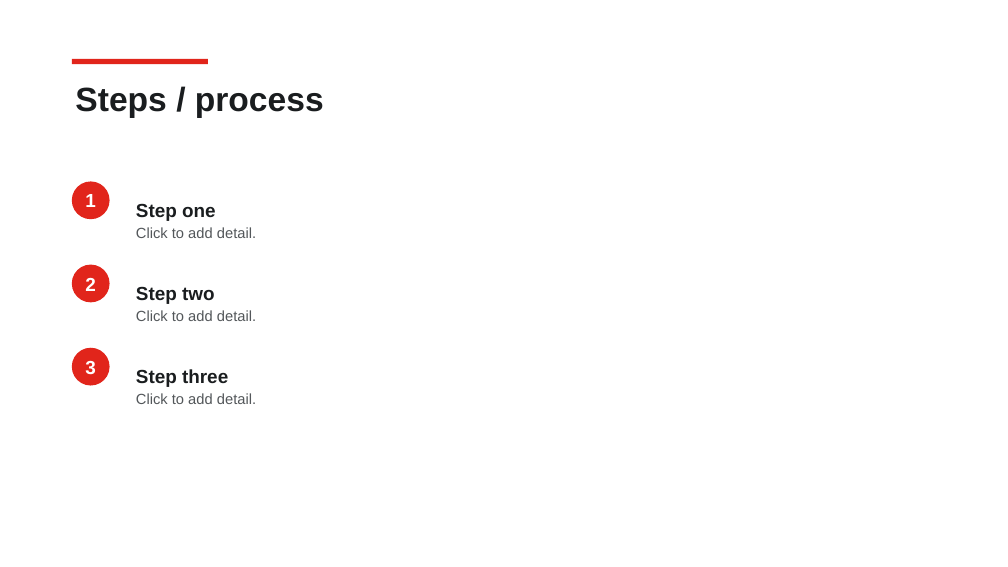
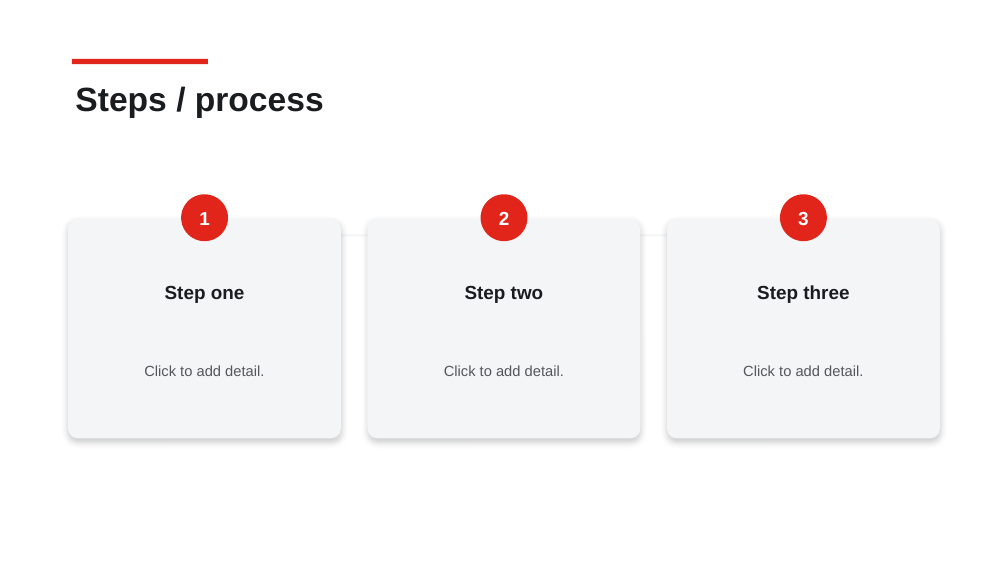
Before and after one commit to siennag-mcp/FlowPresentationMCP-Share, a slide deck: slide 19 of Peach State Build Slides.pptx. Drawn at 1008x567 pixels with LibreOffice and Linux fonts; fonts in the diff are those of the drawing. Boxes give left, top, right and bottom in pixels: in the first picture for what was removed or moved away, otherwise in the second. Text is boxed around its words. In the diff, an @@ line names an element or a change of style, - is before the commit and + after.

Commit message:
Improve Build Slides step/process slide

```diff
--- a/Peach State Build Slides.pptx
+++ b/Peach State Build Slides.pptx
@@ text at (136, 203, 216, 221): paragraph removed @@
-Step one
@@ ellipse "1": place and size @@
-ellipse "1" at (72, 181, 110, 219)
+ellipse "1" at (181, 194, 228, 241)
@@ ellipse "2": place and size @@
-ellipse "2" at (72, 265, 110, 302)
+ellipse "2" at (481, 194, 528, 241)
@@ ellipse "3": place and size @@
-ellipse "3" at (72, 348, 110, 386)
+ellipse "3" at (780, 194, 827, 241)
@@ rounded rectangle added at (68, 219, 341, 439), fill #F4F5F6 @@
@@ rectangle added at (83, 234, 925, 237), fill #F4F5F6 @@
@@ rounded rectangle added at (368, 219, 640, 439), fill #F4F5F6 @@
@@ rounded rectangle added at (667, 219, 940, 439), fill #F4F5F6 @@
@@ text at (136, 286, 214, 304): paragraph removed @@
-Step two
@@ text added at (165, 285, 245, 303), 18 pt, text #1A1D1F, bold @@
+Step one
@@ text added at (465, 285, 543, 303), 18 pt, text #1A1D1F, bold @@
+Step two
@@ text added at (757, 285, 849, 303), 18 pt, text #1A1D1F, bold @@
+Step three
@@ alignment left to centre; more space between paragraphs in 3 elements at (444, 365, 564, 376), (743, 365, 863, 376), (144, 365, 264, 376) @@
@@ text "Click to add detail.": place and size @@
-text "Click to add detail." at (136, 203, 256, 238)
+text "Click to add detail." at (144, 365, 264, 376)
@@ text "Click to add detail.": place and size @@
-text "Click to add detail." at (136, 369, 256, 404)
+text "Click to add detail." at (444, 365, 564, 376)
@@ text "Click to add detail.": place and size @@
-text "Click to add detail." at (136, 286, 256, 321)
+text "Click to add detail." at (743, 365, 863, 376)
@@ text at (136, 369, 228, 387): paragraph removed @@
-Step three
```
